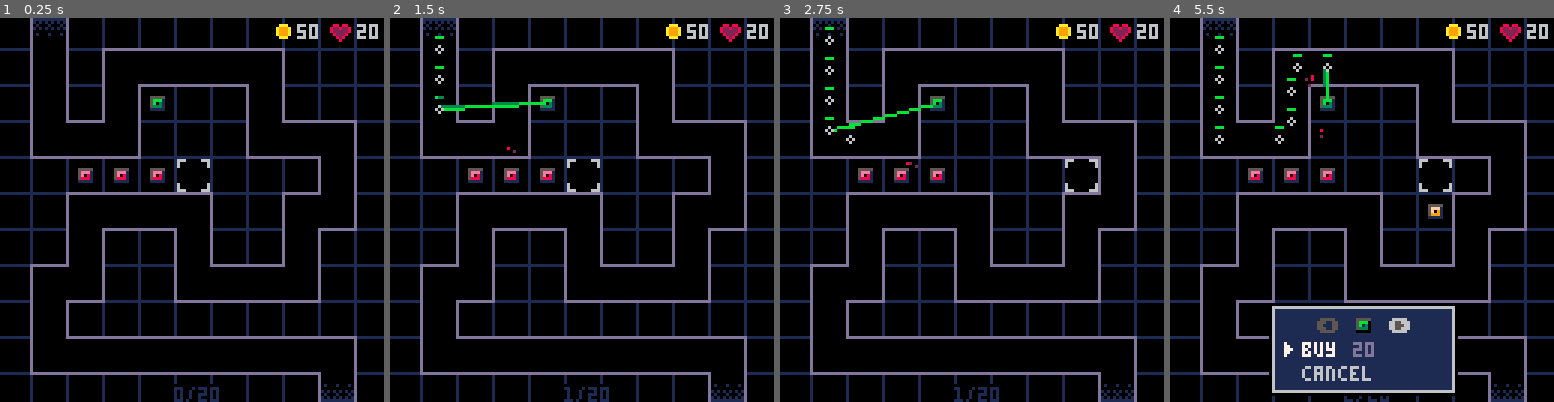
Above: before the commit, frames 1-4 (left to right).
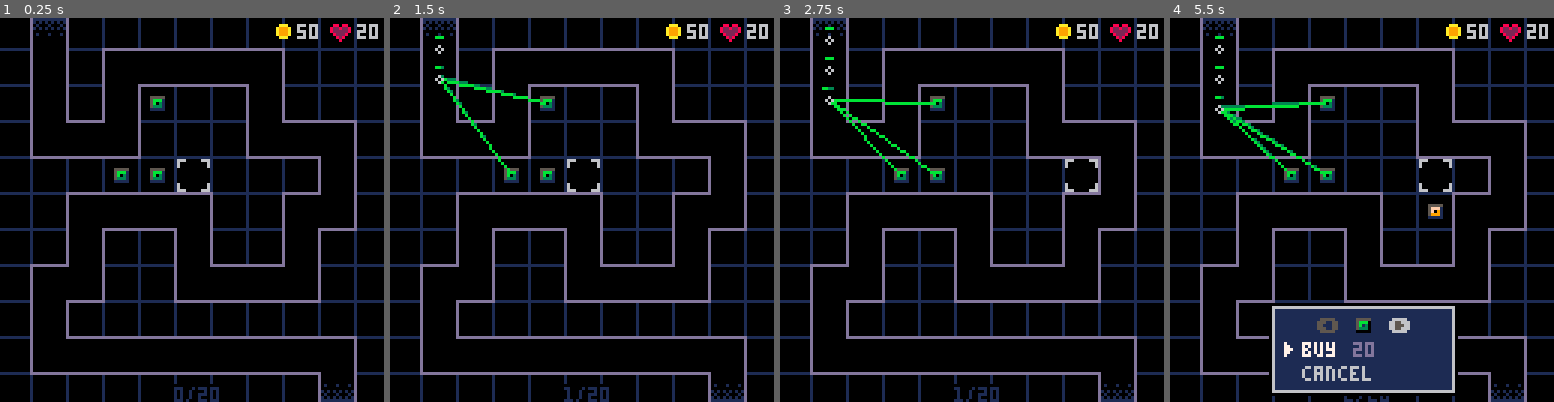
Above: after the commit, the same moments.

Repository: beardedsakimonkey/pixel_td.p8
Game: PICO-8 cartridge pixel_td.p8
The game is run twice, just before and just after one commit, with the same random seed, the same clock (stepped at 60 frames per second) and the same inputs.
Inputs:
- Up to frame 1 (0.25 s): no input
- Up to frame 2 (1.5 s): tap X (X key) at 0.33, 1.07 s; tap O (Z key) at 0.7 s
- Up to frame 3 (2.75 s): hold Right 1.6-2.1 s; tap O (Z key) at 1.7, 2.1, 2.5 s; tap X (X key) at 1.85 s; hold Up 2.15-2.42 s; hold Right from 2.47 s (still down)
- Up to frame 4 (5.5 s): tap O (Z key) every 0.4 s from 2.9 to 5.3 s; tap X (X key) at 2.97, 4.08, 5.2 s; release Right at 3.03 s; hold Left 3.08-3.58 s; hold Down 3.63-3.97 s; hold Right 4.02-4.68 s; hold Up 4.73-5.03 s; hold Left from 5.08 s (still down)

The runs differ from the first frame. In frame 1, 0.2% of the frame differs, in the area x 20-43%, y 39-43%; in frame 2, 1.1%; in frame 3, 1.1%; in frame 4, 1.4%, in the area x 11-43%, y 9-43%.

Commit message:
register green tower damage

Diff:
--- a/bullet.lua
+++ b/bullet.lua
@@ -68,19 +68,37 @@
 
 local function update_bullet_green(twr, blt)
     local enmy = blt.enemy
-    if enmy.hp == 0 then
+    if enmy.hp == 0 or not is_in_range(enmy, twr) then
         del(twr.bullets, blt)
-        return
+    else
+        blt.age += 1
+        if blt.age > 2 then -- don't trigger damage every frame
+            enmy.hp = max(0, enmy.hp-twr.dmg)
+            blt.age = 0
+        end
+        -- update particle
+        local oldx, oldy = enmy.x, enmy.y
+        if t%3 == 0 then
+            deli(blt.particles, 1)
+            add(blt.particles, {x=oldx, y=oldy, age=1})
+        end
     end
-    if not is_in_range(enmy, twr) then
-        del(twr.bullets, blt)
-        return
-    end
-    local oldx, oldy = blt.enemy.x, blt.enemy.y
-    -- add particle
-    if t%3 == 0 then
-        deli(blt.particles, 1)
-        add(blt.particles, {x=oldx, y=oldy, age=1})
+end
+
+local function fire_bullet_green(twr)
+    if #twr.bullets > 0 then return end
+    for enmy in all(enemies) do
+        if is_in_range(enmy, twr) then
+            add(twr.bullets, {
+                type=twr.type,
+                -- x=0, y=0,
+                -- rotation=0,
+                age=0,
+                enemy=enmy,
+                particles={},
+            })
+            break
+        end
     end
 end
 
@@ -98,33 +116,20 @@
     end
 end
 
-local function fire_bullet_green(twr)
-    if #twr.bullets > 0 then return end
-    for enmy in all(enemies) do
-        if is_in_range(enmy, twr) then
-            add(twr.bullets, {
-                type=twr.type,
-                x=0, y=0,
-                rotation=0,
-                enemy=enmy,
-                particles={},
-            })
-            break
-        end
-    end
-end
-
 --------------------------------------------------------------------------------
 
 function update_bullets()
     foreach(towers, function(twr)
         if twr.type == TWR.red then
-            foreach(twr.bullets, function(blt) update_bullet_red(twr, blt) end)
+            foreach(twr.bullets, function(blt)
+                update_bullet_red(twr, blt)
+            end)
         elseif twr.type == TWR.green then
-            foreach(twr.bullets, function(blt) update_bullet_green(twr, blt) end)
+            foreach(twr.bullets, function(blt)
+                update_bullet_green(twr, blt)
+            end)
         end
     end)
-
     foreach(towers, function(twr)
         if twr.type == TWR.red then
             fire_bullet_red(twr)
--- a/core.lua
+++ b/core.lua
@@ -42,9 +42,9 @@
     init_menus()
 
     -- Make towers
-    make_tower(TWR.red, 2, 4)
-    make_tower(TWR.red, 3, 4)
-    make_tower(TWR.red, 4, 4)
+    -- make_tower(TWR.red, 2, 4)
+    make_tower(TWR.green, 3, 4)
+    make_tower(TWR.green, 4, 4)
     make_tower(TWR.green, 4, 2)
     foreach(towers, function(twr) twr.age = nil end)
 end
@@ -73,7 +73,7 @@
         range=30,
         bullets={},
         cd=0, -- in frames
-        dmg=2,
+        dmg=type == TWR.green and 0.2 or 2,
         age=0,
     })
 end
@@ -202,8 +202,8 @@
         if twr.age and (twr.age\2)%2 == 0 then
             pal({
                 [0]=C.dark_gray,
-                [1]=C.dark_gray,
-                [2]=C.dark_gray,
+                [1]=C.light_gray,
+                [2]=C.light_gray,
                 [3]=C.light_gray,
                 [4]=C.light_gray,
                 [5]=C.light_gray,
Not shown, changed: notes.txt
